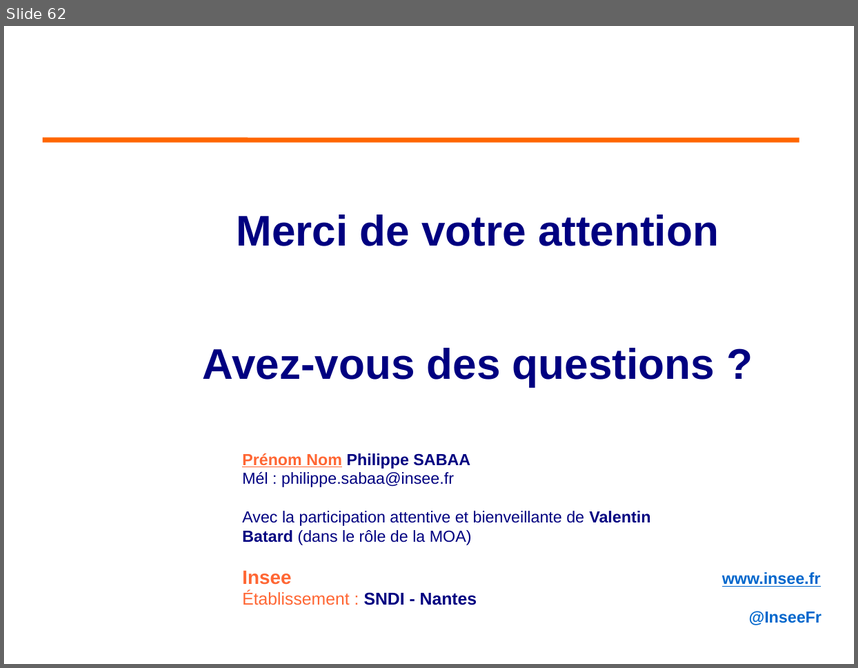
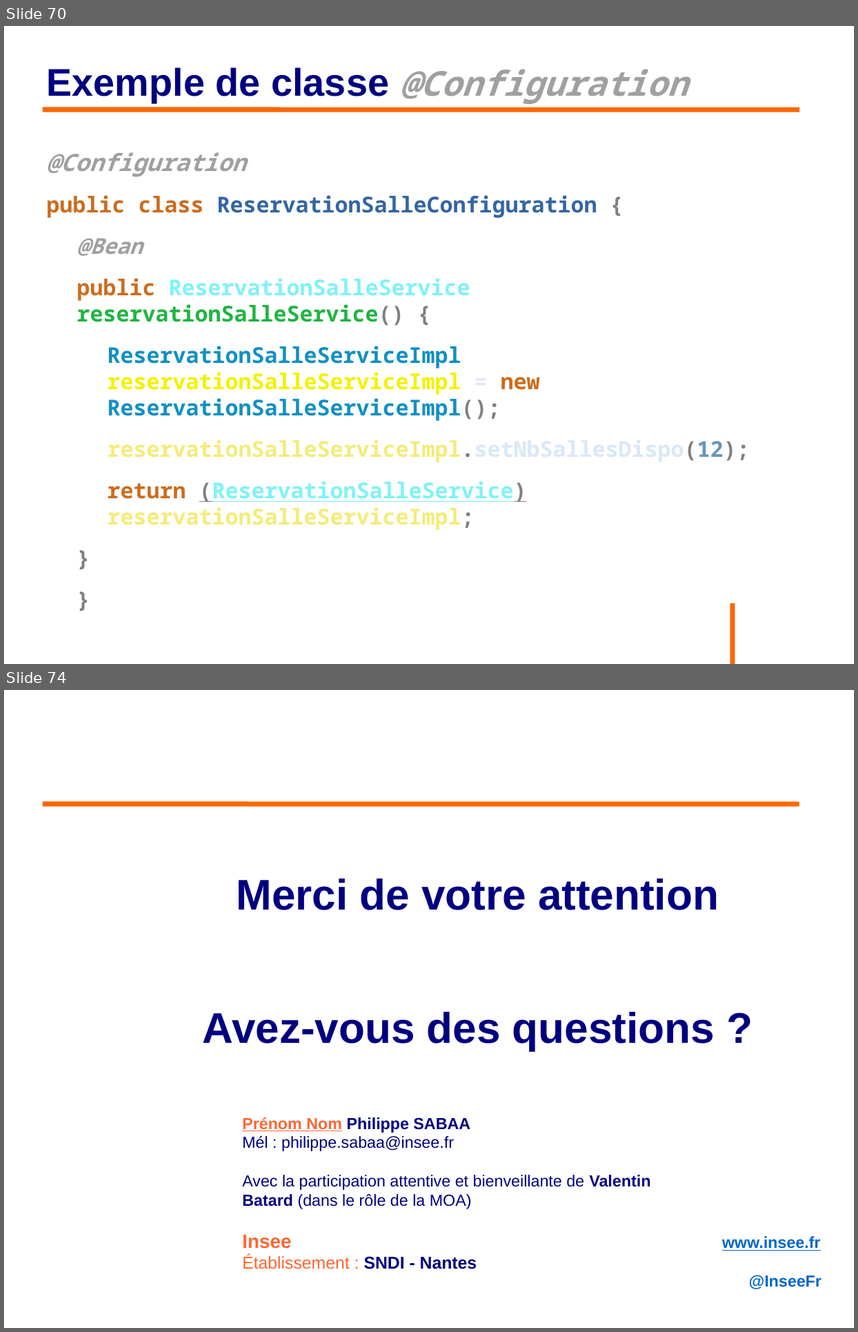
Before and after one commit to philphils/formation-spring, a slide deck: Documentation/diapo_formation_spring.odp. Shown one above the other, each under a label of ours: slide 62 before the commit, slides 70 and 74 after it; the slides between them are not shown. The pictures are 858x668 and 858x1332 pixels, drawn with LibreOffice and Linux fonts; fonts in the diff are those of the drawing; background and template pictures are left out. Boxes give left, top, right and bottom in pixels: in the first picture for what was removed or moved away, otherwise in the second. Text is boxed around its words. In the diff, an @@ line names an element or a change of style, - is before the commit and + after.

```diff
--- a/Documentation/diapo_formation_spring.odp
+++ b/Documentation/diapo_formation_spring.odp
@@ slide 70 added at <box>4,26,854,664</box>, background #FFFFFF @@
@@ title added at <box>47,67,688,104</box>, 36 pt, text #000080, bold @@
+Exemple de classe @Configuration
@@ line added from (43, 109) to (800, 109), #FF6600 4.54 pt @@
@@ text added at <box>47,152,750,530</box>, 20.4 pt, text #1290C3, bold @@
+@Configuration
+public class ReservationSalleConfiguration {
+@Bean
+public ReservationSalleService reservationSalleService() {
+ReservationSalleServiceImpl reservationSalleServiceImpl = new ReservationSalleServiceImpl();
+reservationSalleServiceImpl.setNbSallesDispo(12);
+return (ReservationSalleService) reservationSalleServiceImpl;
+}
+}
@@ line added from (733, 603) to (733, 664), #FF6600 4.54 pt @@
@@ what was slide 62 is now slide 74 @@
```
Also in this commit, not shown: 8 slides changed, 12 other slides added, 1 slide removed.
